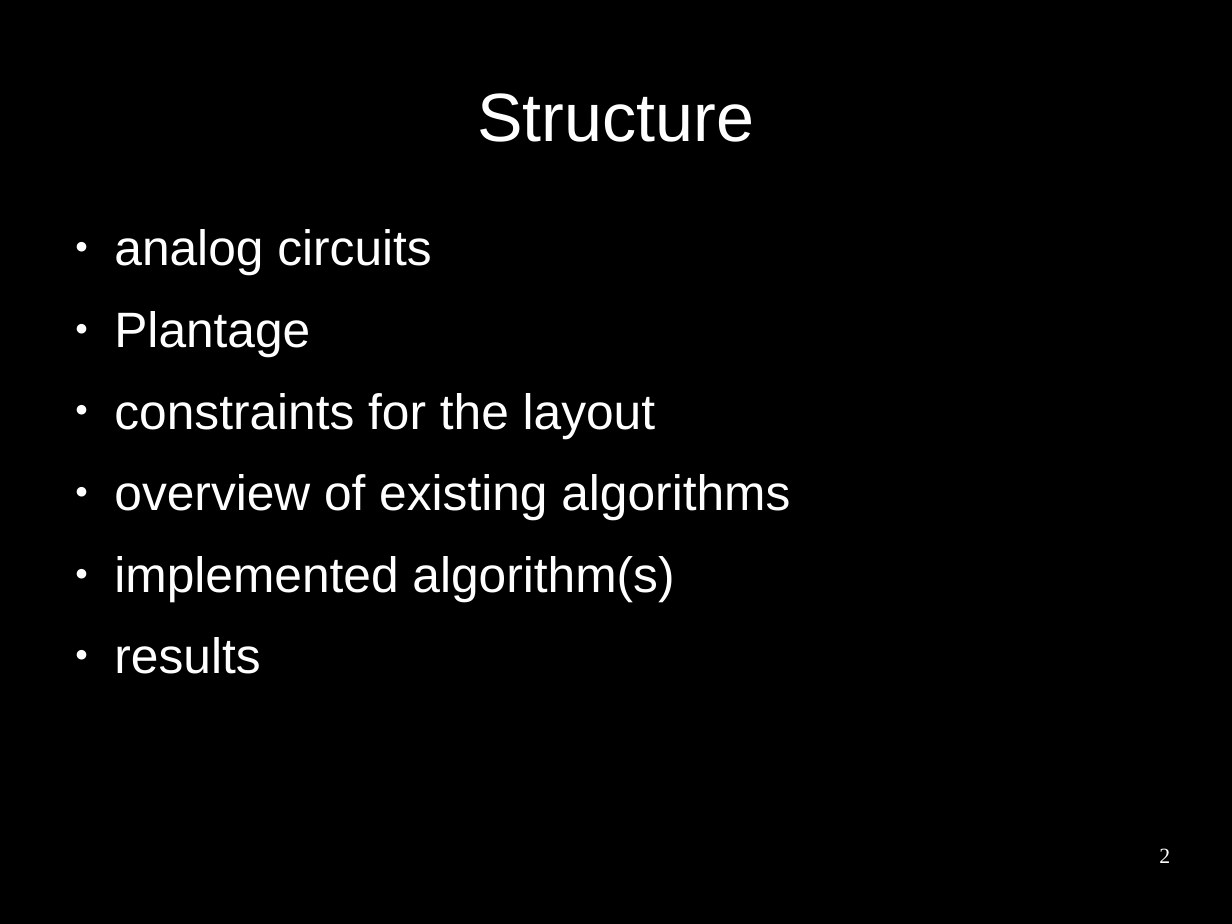
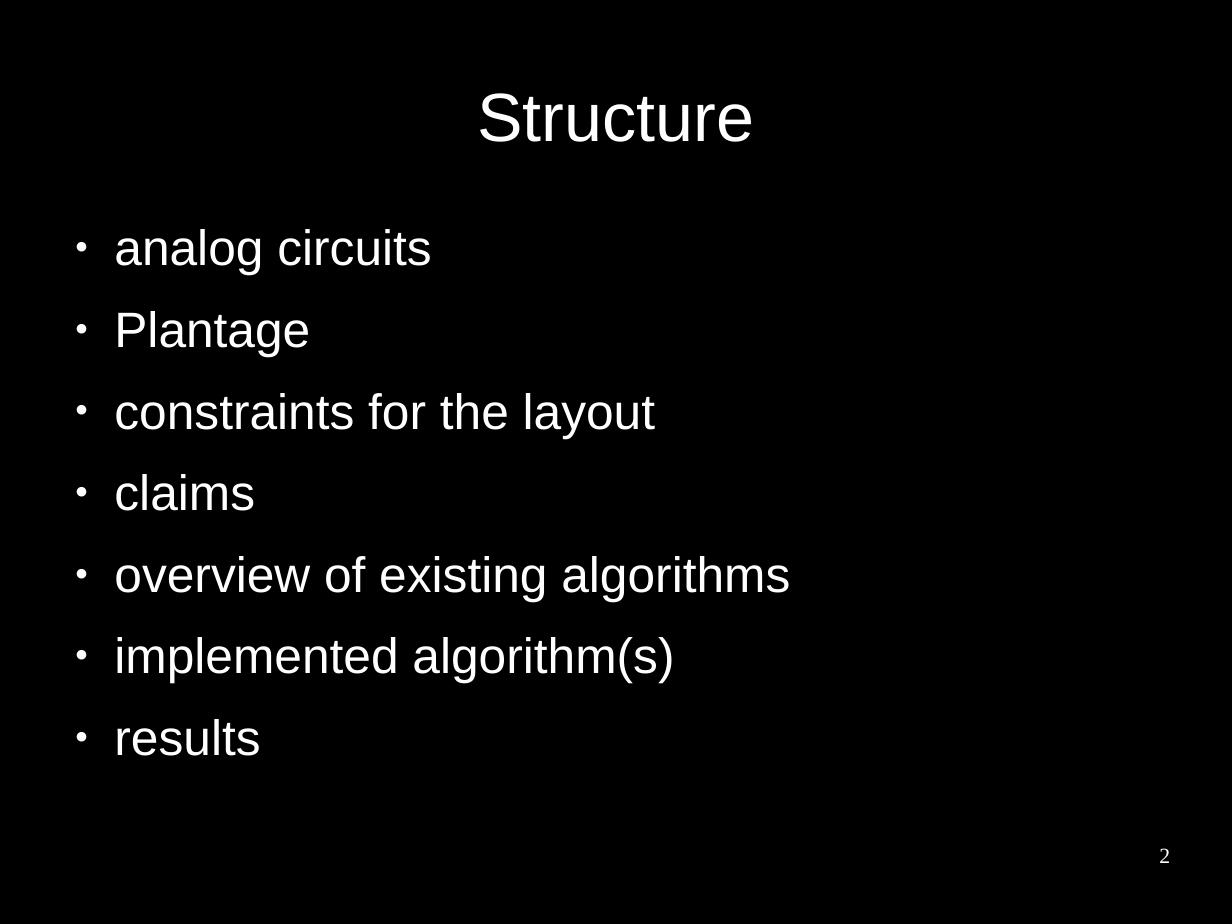
Before and after one commit to benediktibk/bachelorthesis, a slide deck: slide 2 of presentation.odp. Drawn at 1232x924 pixels with LibreOffice and Linux fonts; fonts in the diff are those of the drawing; background and template pictures are left out. Boxes give left, top, right and bottom in pixels: in the first picture for what was removed or moved away, otherwise in the second. Text is boxed around its words. In the diff, an @@ line names an element or a change of style, - is before the commit and + after.

```diff
--- a/presentation.odp
+++ b/presentation.odp
@@ text at <box>114,474,255,511</box>: paragraph added @@
+● claims
```
Also in this commit, not shown: 2 other slides changed, 2 slides added.
